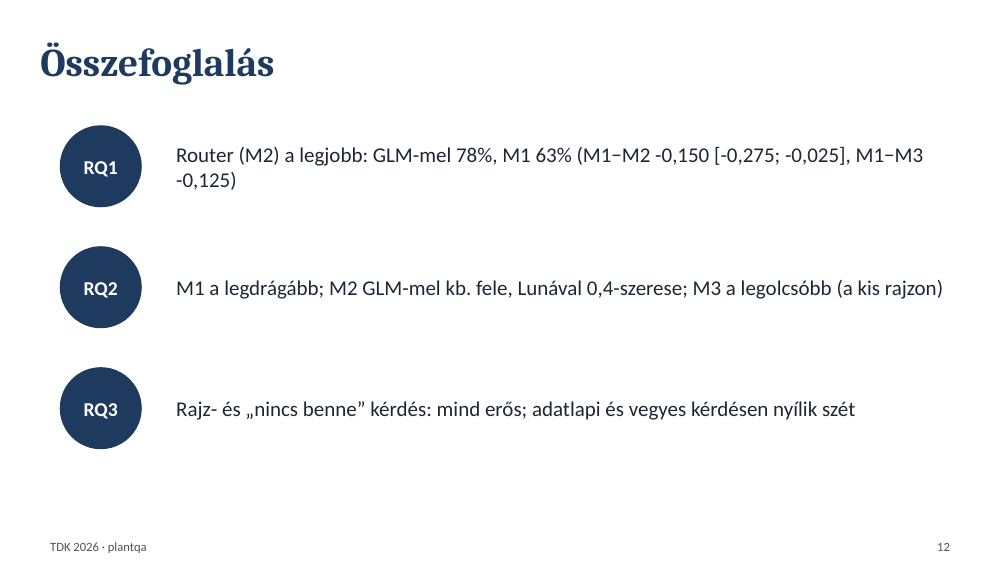
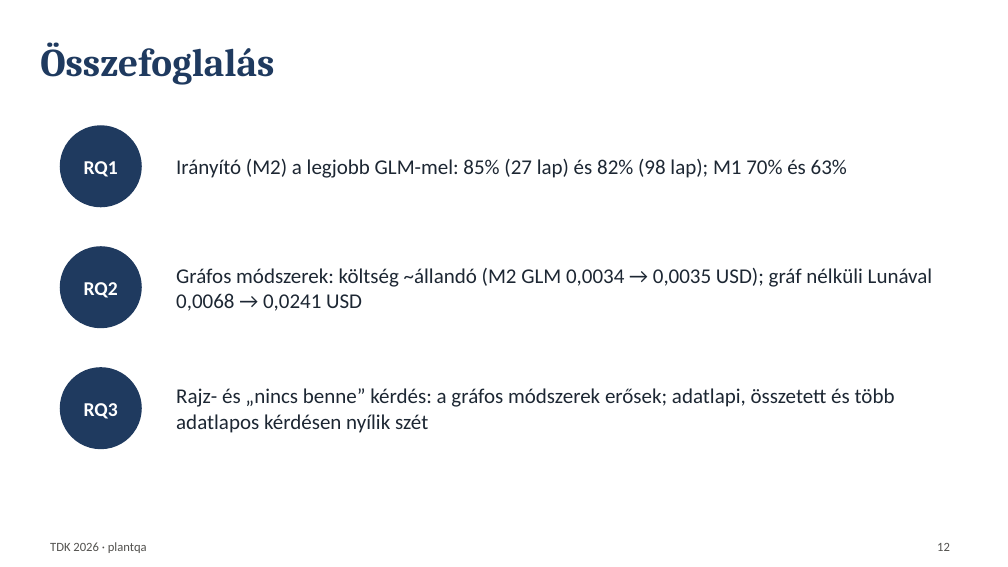
Before and after one commit to Pifu69/plantqa, a slide deck: slide 12 of eloadas/eloadas.pptx. Drawn at 1008x567 pixels with LibreOffice and Linux fonts; fonts in the diff are those of the drawing. Boxes give left, top, right and bottom in pixels: in the first picture for what was removed or moved away, otherwise in the second. Text is boxed around its words. In the diff, an @@ line names an element or a change of style, - is before the commit and + after.

```diff
--- a/eloadas/eloadas.pptx
+++ b/eloadas/eloadas.pptx
@@ text at (176, 159, 847, 178): text changed @@
-Router (M2) a legjobb: GLM-mel 78%, M1 63% (M1−M2 -0,150 [-0,275; -0,025], M1−M3 -0,125)
+Irányító (M2) a legjobb GLM-mel: 85% (27 lap) és 82% (98 lap); M1 70% és 63%
@@ text at (176, 268, 933, 311): text changed @@
-M1 a legdrágább; M2 GLM-mel kb. fele, Lunával 0,4-szerese; M3 a legolcsóbb (a kis rajzon)
+Gráfos módszerek: költség ~állandó (M2 GLM 0,0034 → 0,0035 USD); gráf nélküli Lunával 0,0068 → 0,0241 USD
@@ text at (176, 388, 895, 433): text changed @@
-Rajz- és „nincs benne” kérdés: mind erős; adatlapi és vegyes kérdésen nyílik szét
+Rajz- és „nincs benne” kérdés: a gráfos módszerek erősek; adatlapi, összetett és több adatlapos kérdésen nyílik szét
```
Also in this commit, not shown: 9 other slides changed, 3 other files.
